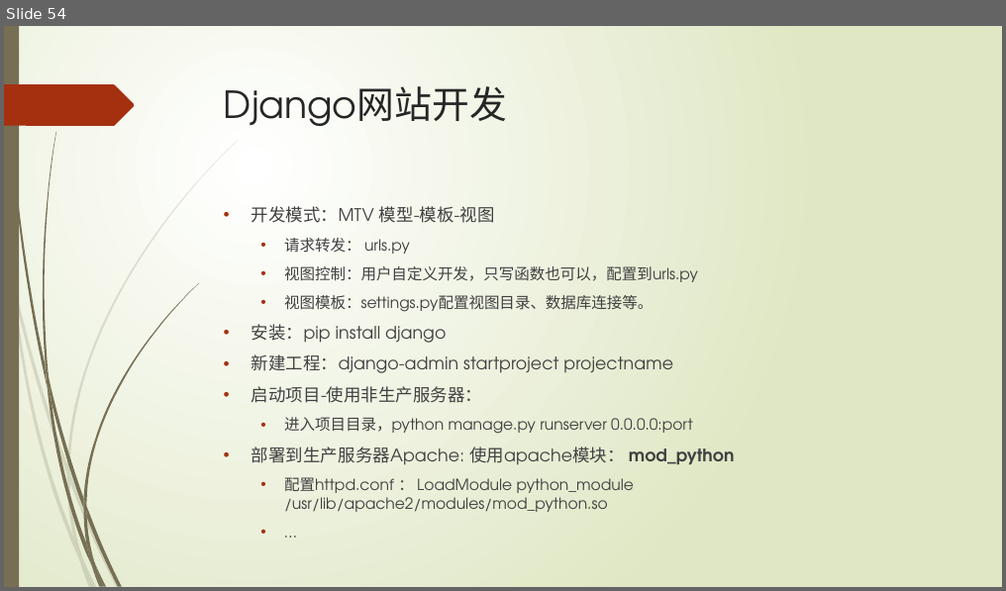
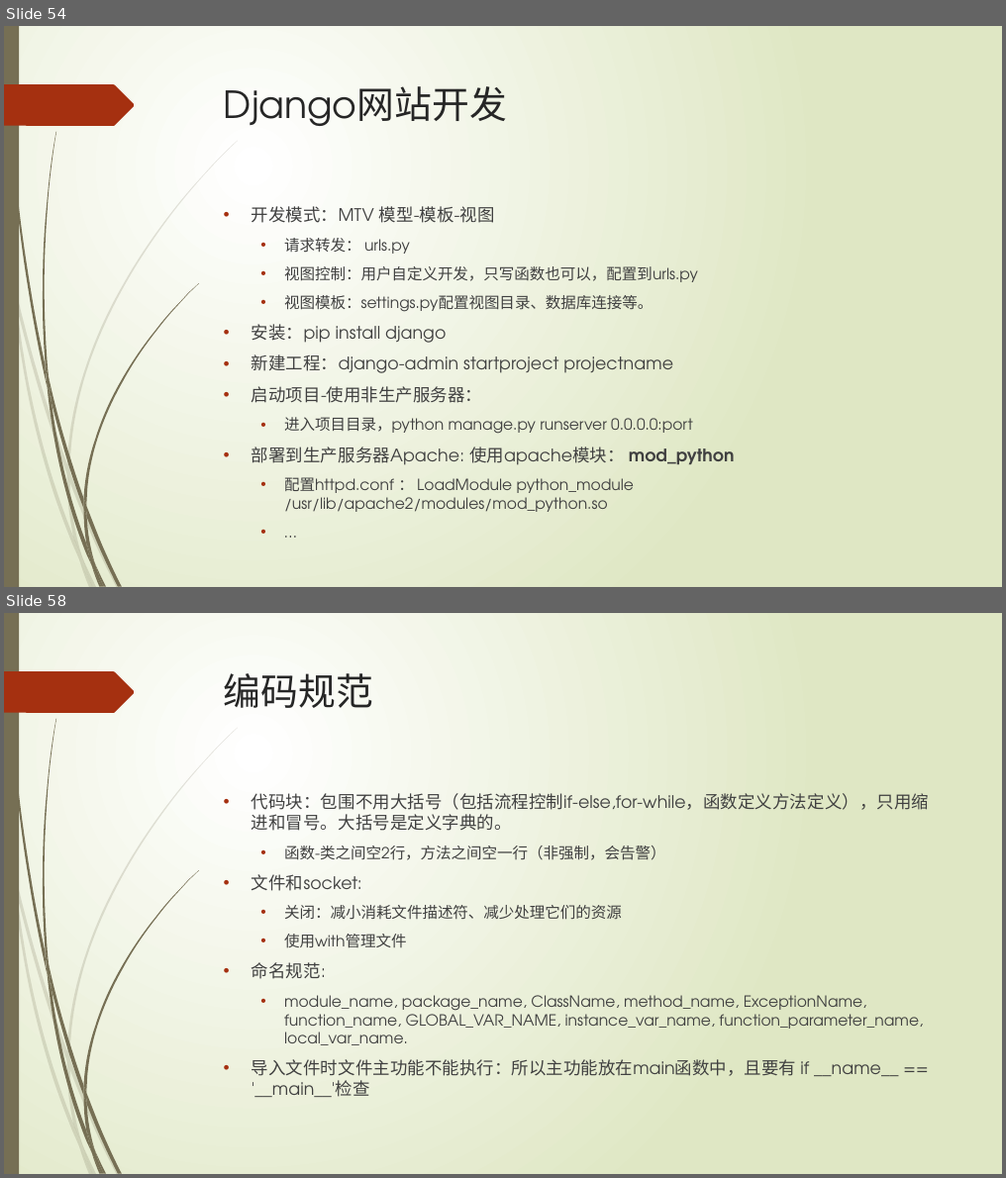
Before and after one commit to lspgithublxh/document, a slide deck: 编程语言/python/Python基础入门知识分享.pptx. Shown one above the other, each under a label of ours: slide 54 before the commit, slides 54 and 58 after it; the slides between them are not shown. The pictures are 1006x591 and 1006x1178 pixels, drawn with LibreOffice and Linux fonts; fonts in the diff are those of the drawing. Boxes give left, top, right and bottom in pixels: in the first picture for what was removed or moved away, otherwise in the second. Text is boxed around its words. In the diff, an @@ line names an element or a change of style, - is before the commit and + after.

```diff
--- a/编程语言/python/Python基础入门知识分享.pptx
+++ b/编程语言/python/Python基础入门知识分享.pptx
@@ slide 58 added at [4,613,1002,1174], background gradient #FFFFFF to #DFE8C4; not listed: 24 template elements that a slide beside it also shows @@
@@ title added at [224,673,373,708], 36 pt, text #262626 @@
+编码规范
@@ text added at [252,790,929,1097], 14.8 pt, text #404040 @@
+• 代码块：包围不用大括号（包括流程控制if-else,for-while，函数定义方法定义），只用缩进和冒号。大括号是定义字典的。
+  • 函数-类之间空2行，方法之间空一行（非强制，会告警）
+• 文件和socket:
+  • 关闭：减小消耗文件描述符、减少处理它们的资源
+  • 使用with管理文件
+• 命名规范:
+  • module_name, package_name, ClassName, method_name, ExceptionName, function_name, GLOBAL_VAR_NAME, instance_var_name, function_parameter_name, local_var_name.
+• 导入文件时文件主功能不能执行：所以主功能放在main函数中，且要有 if __name__ == '__main__'检查
```
Also in this commit, not shown: 2 slides changed, 2 other slides added, 3 slides removed, 2 other files.
